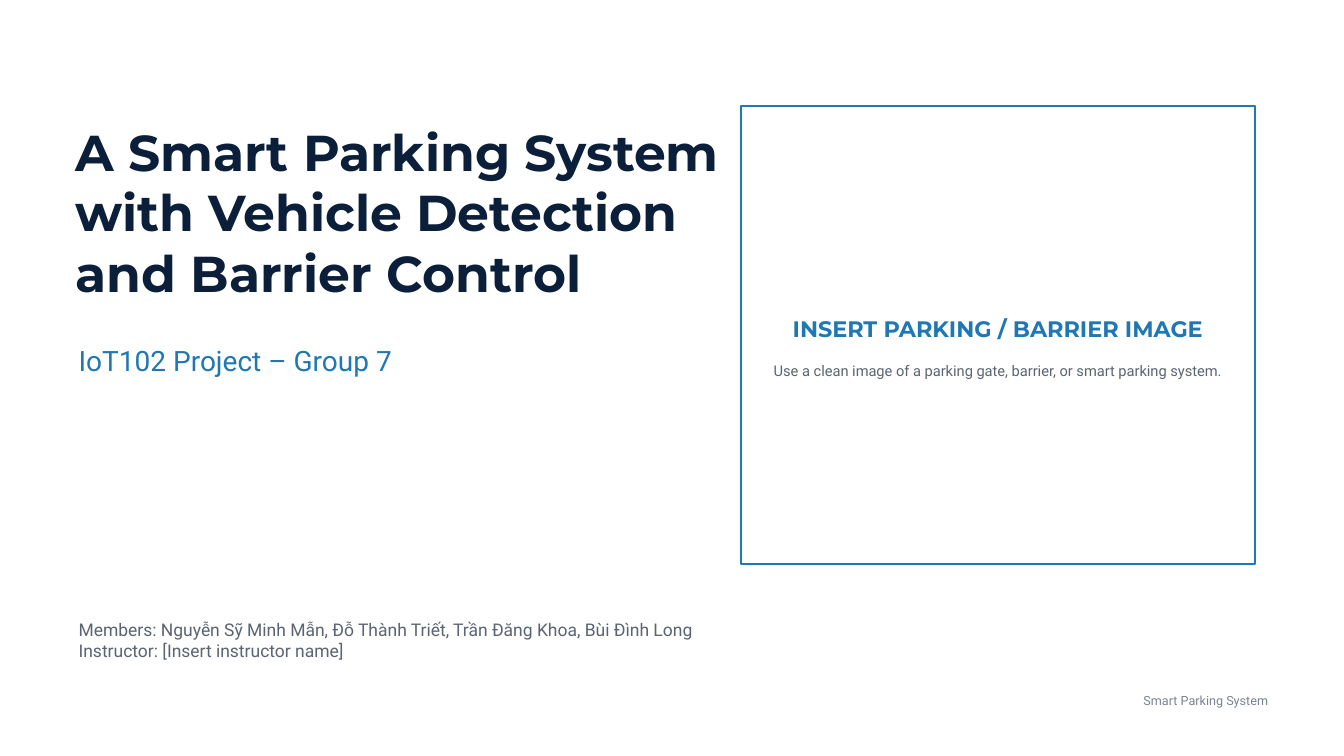
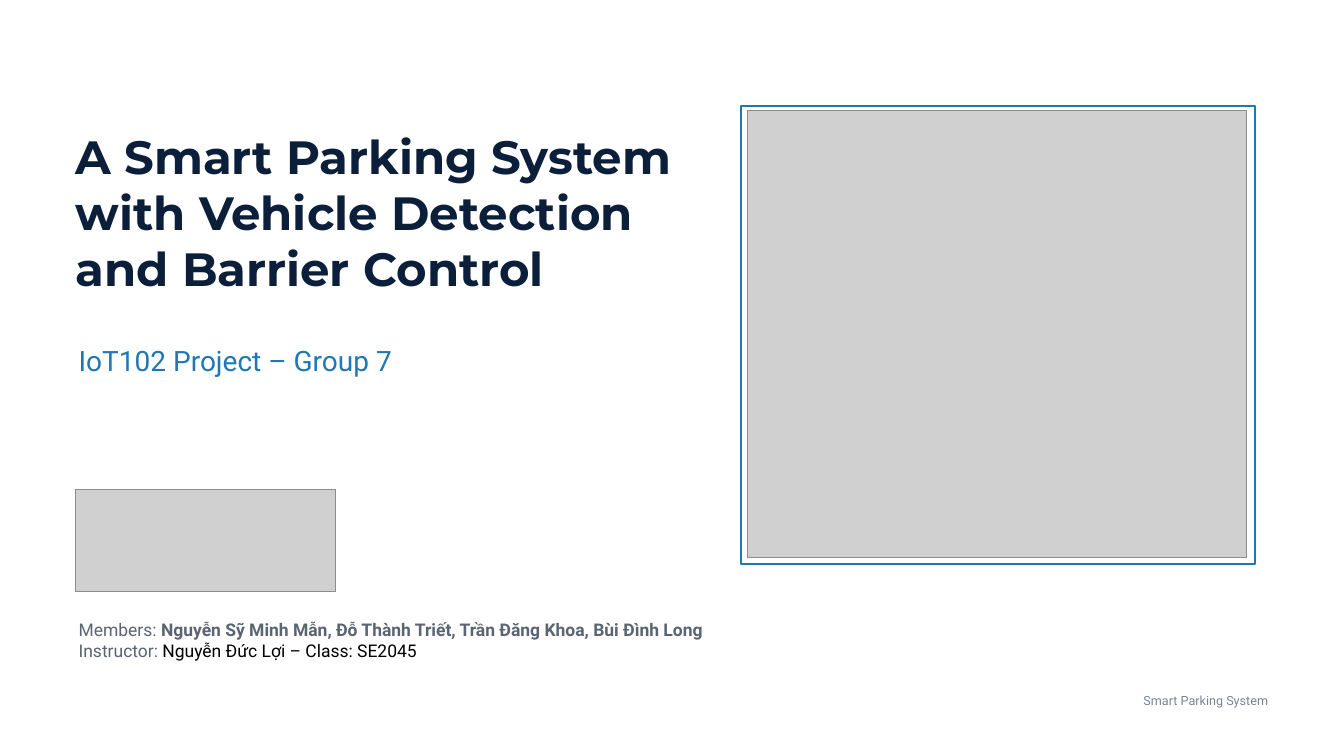
Before and after one commit to RyugaWork/IOT_SU26-Smark-parking-system-with-AI-and-Dashboard, a slide deck: slide 1 of Presentation/Smart_Parking_Presentation_Basic.pptx. Drawn at 1344x756 pixels with LibreOffice and Linux fonts; fonts in the diff are those of the drawing; grey boxes stand for pictures. Boxes give left, top, right and bottom in pixels: in the first picture for what was removed or moved away, otherwise in the second. Text is boxed around its words. In the diff, an @@ line names an element or a change of style, - is before the commit and + after.

```diff
--- a/Presentation/Smart_Parking_Presentation_Basic.pptx
+++ b/Presentation/Smart_Parking_Presentation_Basic.pptx
@@ text "A Smart Parking System" at (76, 137, 671, 287): size 36 to 33.3 pt @@
@@ picture added at (748, 111, 1247, 558) @@
@@ text removed at (793, 321, 1203, 338) @@
-INSERT PARKING / BARRIER IMAGE
@@ text removed at (774, 365, 1221, 379) @@
-Use a clean image of a parking gate, barrier, or smart parking system.
@@ picture added at (76, 490, 336, 592) @@
@@ text at (79, 621, 702, 640): bold on in "Nguyễn Sỹ Minh Mẫn, Đỗ Thành Triết, ..." @@
@@ text at (79, 642, 417, 661): text changed; text colour #5B6472 to #000000 @@
-Instructor: [Insert instructor name]
+Instructor: Nguyễn Đức Lợi – Class: SE2045
```
Also in this commit, not shown: 10 other slides changed, 4 slides added, 3 other files.
